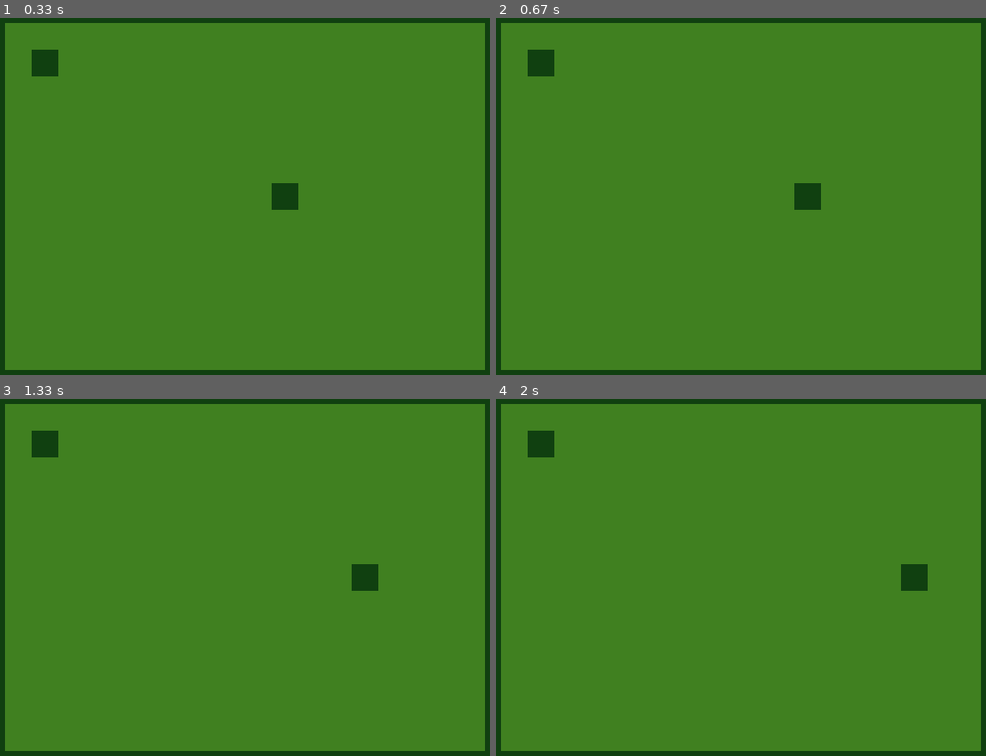
Above: before the commit, frames 1-4 (two rows, left to right).
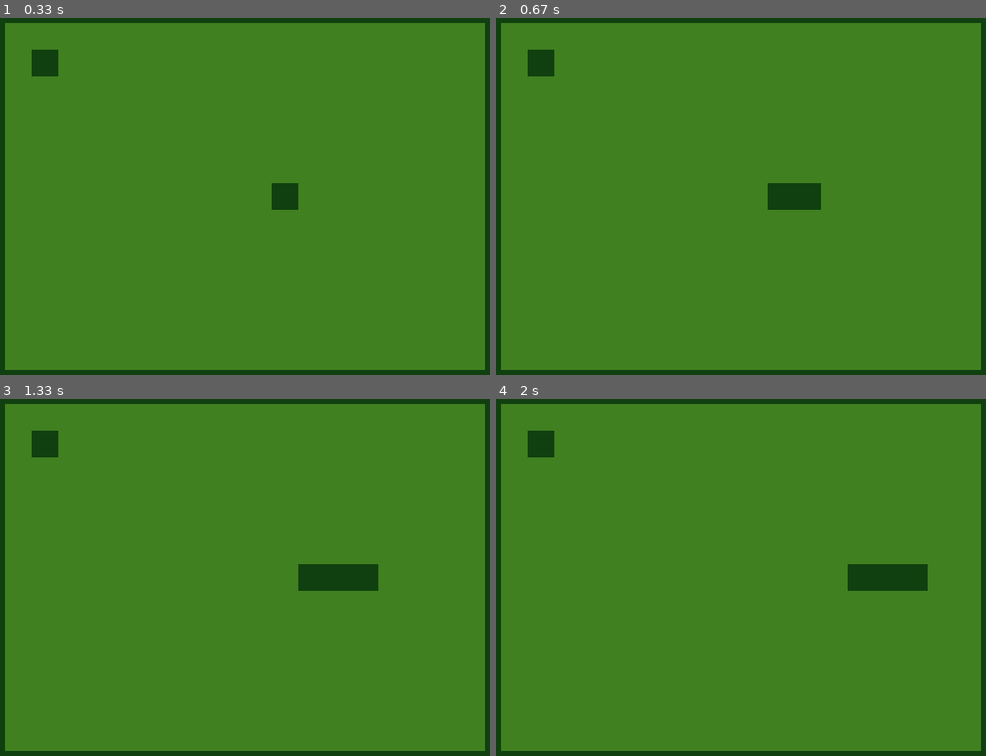
Above: after the commit, the same moments.

Repository: theo-baccam/snake
Game: pygame game, started from main.py
Two runs of this game, one before a commit and one after it. Both use one fixed random seed, a clock stepped at 60 frames per second and the inputs below.
Inputs:
- Up to frame 1 (0.33 s): no input
- Up to frame 2 (0.67 s): no input
- Up to frame 3 (1.33 s): no input
- Up to frame 4 (2 s): no input

Frame 1 is identical in both runs. In frame 2, 0.4% of the frame differs, in the area x 55-61%, y 46-54%; in frame 3, 0.8%, in the area x 60-72%, y 46-54%; in frame 4, 0.8%.

Commit message:
longueur variable du serpent, pomme change longueur

Diff:
--- a/main.py
+++ b/main.py
@@ -22,11 +22,11 @@
 
 border_list = [border_top, border_right, border_bottom, border_left]
 
-player_x, player_y = (
+snake_head_x, snake_head_y = (
     320,
     224,
 )
-player = pygame.Rect((player_x, player_y), (32, 32))
+snake_head = pygame.Rect((snake_head_x, snake_head_y), (32, 32))
 
 apple_x, apple_y = (
     64,
@@ -36,7 +36,7 @@
 
 
 def move(increment_x, increment_y):
-    return player.move(increment_x, increment_y)
+    return snake_head.move(increment_x, increment_y)
 
 
 movement_keys = {
@@ -62,22 +62,35 @@
         pygame.draw.rect(screen, FOREGROUND, border)
 
 
-def border_collision(player, border_list):
+def border_collision(snake_head, border_list):
     for border in border_list:
-        if player.colliderect(border):
+        if snake_head.colliderect(border):
             return True
 
 
-def apple_collision(player, apple):
-    if player.colliderect(apple):
+def apple_collision(snake_head, apple):
+    if snake_head.colliderect(apple):
         return 1
     else:
         return 0
 
 
+def calculate_snake_positions(snake_positions, snake_length, snake_head):
+    if len(snake_positions) == snake_length:
+        snake_positions.pop(0)
+    snake_positions.append((snake_head[0], snake_head[1]))
+
+
+def render_snake(snake_positions, screen, FOREGROUND):
+    for i in snake_positions:
+        snake_cell = pygame.Rect((i), (32, 32))
+        pygame.draw.rect(screen, FOREGROUND, snake_cell)
+
+
 direction = "right"
 new_direction = ""
-snake_length = 1
+snake_length = 3
+snake_positions = []
 
 while running:
     screen.fill(BACKGROUND)
@@ -96,13 +109,16 @@
             new_direction = key_name
         if not is_opposite_direction(direction, new_direction):
             direction = new_direction
-    player = movement_keys[direction]()
-    pygame.draw.rect(screen, FOREGROUND, player)
+    snake_head = movement_keys[direction]()
 
-    if border_collision(player, border_list):
+    if border_collision(snake_head, border_list):
         running = False
 
-    snake_length += apple_collision(player, apple)
+    snake_length += apple_collision(snake_head, apple)
+
+    calculate_snake_positions(snake_positions, snake_length, snake_head)
+
+    render_snake(snake_positions, screen, FOREGROUND)
 
     pygame.display.flip()
     clock.tick(MAX_FPS)
